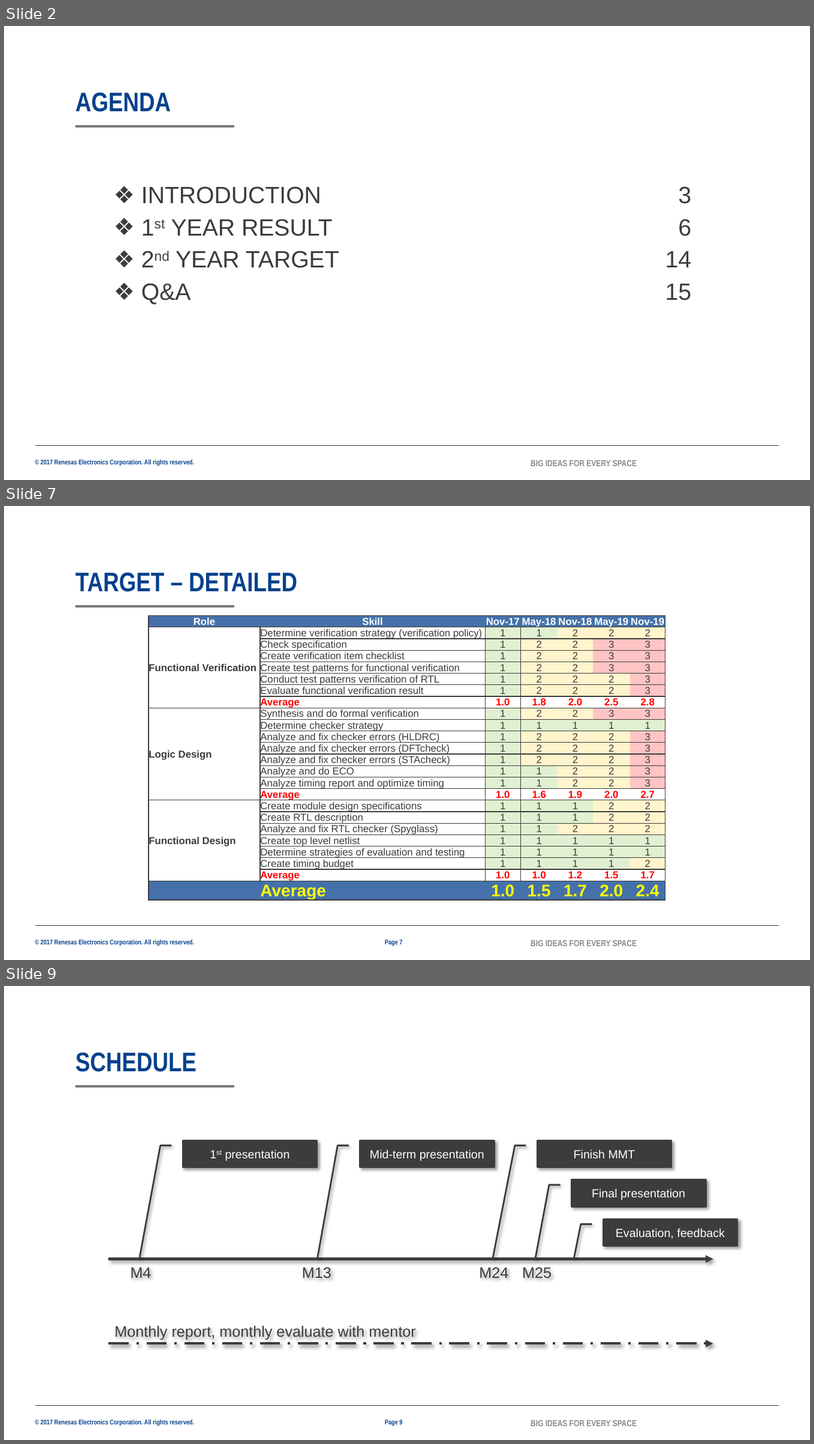
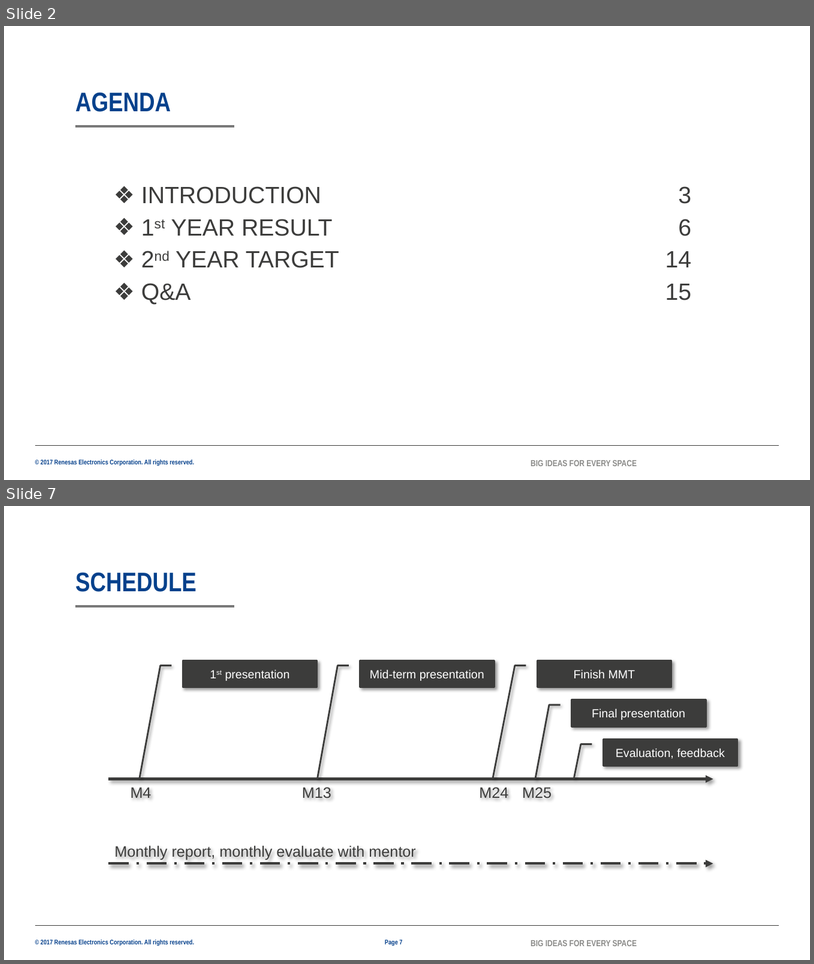
Before and after one commit to lesyhau/bridge, a slide deck: mms.pptx. Shown one above the other, each under a label of ours: slides 2, 7 and 9 before the commit, slides 2 and 7 after it; the slides between them are not shown. The pictures are 814x1444 and 814x964 pixels, drawn with LibreOffice and Linux fonts; fonts in the diff are those of the drawing; background and template pictures are left out. Boxes give left, top, right and bottom in pixels: in the first picture for what was removed or moved away, otherwise in the second. Text is boxed around its words. In the diff, an @@ line names an element or a change of style, - is before the commit and + after.

```diff
--- a/mms.pptx
+++ b/mms.pptx
@@ slide 7 removed at (x1=4, y1=506, x2=810, y2=960), background #FFFFFF; not listed: 4 template elements that a slide beside it also shows @@
@@ title removed at (x1=75, y1=572, x2=297, y2=592) @@
-TARGET – DETAILED
@@ table removed at (x1=149, y1=615, x2=666, y2=920), 24 rows, 7 columns @@
-Role | Skill | Nov-17 | May-18 | Nov-18 | May-19 | Nov-19
-Functional Verification | Determine verification strategy (verification policy) | 1 | 1 | 2 | 2 | 2
- | Check specification | 1 | 2 | 2 | 3 | 3
- | Create verification item checklist | 1 | 2 | 2 | 3 | 3
- | Create test patterns for functional verification | 1 | 2 | 2 | 3 | 3
- | Conduct test patterns verification of RTL | 1 | 2 | 2 | 2 | 3
- | Evaluate functional verification result | 1 | 2 | 2 | 2 | 3
- | Average | 1.0 | 1.8 | 2.0 | 2.5 | 2.8
-Logic Design | Synthesis and do formal verification | 1 | 2 | 2 | 3 | 3
- | Determine checker strategy | 1 | 1 | 1 | 1 | 1
- | Analyze and fix checker errors (HLDRC) | 1 | 2 | 2 | 2 | 3
- | Analyze and fix checker errors (DFTcheck) | 1 | 2 | 2 | 2 | 3
- | Analyze and fix checker errors (STAcheck) | 1 | 2 | 2 | 2 | 3
- | Analyze and do ECO | 1 | 1 | 2 | 2 | 3
- | Analyze timing report and optimize timing | 1 | 1 | 2 | 2 | 3
- | Average | 1.0 | 1.6 | 1.9 | 2.0 | 2.7
-Functional Design | Create module design specifications | 1 | 1 | 1 | 2 | 2
- | Create RTL description | 1 | 1 | 1 | 2 | 2
- | Analyze and fix RTL checker (Spyglass) | 1 | 1 | 2 | 2 | 2
- | Create top level netlist | 1 | 1 | 1 | 1 | 1
- | Determine strategies of evaluation and testing | 1 | 1 | 1 | 1 | 1
- | Create timing budget | 1 | 1 | 1 | 1 | 2
- | Average | 1.0 | 1.0 | 1.2 | 1.5 | 1.7
- | Average | 1.0 | 1.5 | 1.7 | 2.0 | 2.4
@@ page number removed at (x1=385, y1=939, x2=402, y2=946) @@
-Page 7
@@ what was slide 9 is now slide 7 @@
@@ page number at (x1=385, y1=939, x2=402, y2=946): text changed @@
-Page 9
+Page 7
```
Also in this commit, not shown: 4 slides changed, 1 slide added, 3 other slides removed, 1 other file.
